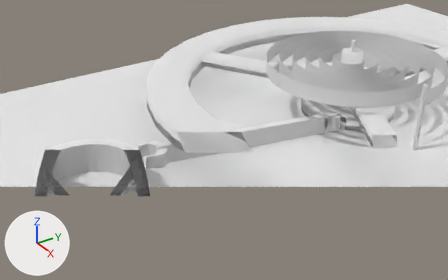
An edit to the Blender file clock.blend, drawn before and after from the same camera.
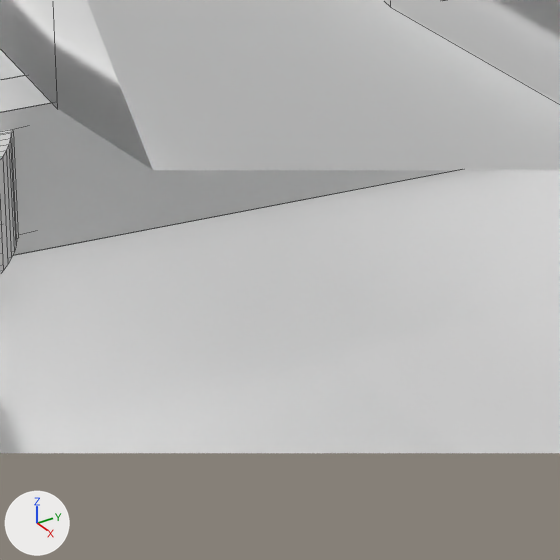
Old and new are each drawn from a 50 mm camera at (4.072, -4.153, 2.51) aimed at (0.107, -1.554, -0.041) and again close up on the part from 37% to 52% of the width and 47% to 71% of the height. Lighting does not change. The marker at lower left points along +X, +Y and +Z. The close-ups show mesh edges as thin lines. Everything nearer to the camera than a plane just in front of the edit is cut away.

In view in the first close-up: '円柱', '円柱.002', '平面'.
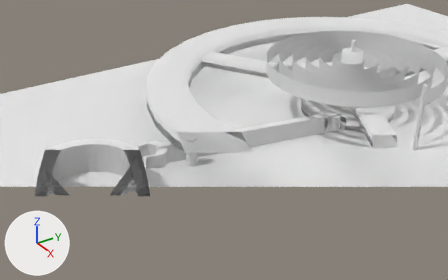
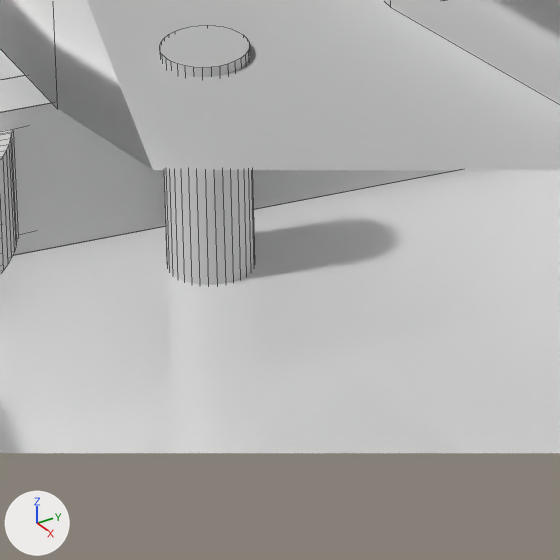
Boxes (x1, y1, x2, y2) around the edits, measured in the close-ups (560 x 560 px):
'円柱.001', added: after (160, 25, 255, 285)

Patch to the scene script:
```diff
--- a/clock.blend.py
+++ b/clock.blend.py
@@ me_円柱 @@
+me_円柱.from_pydata(...)  # a 32-sided cylinder along z spanning x -1.0..1.0, y -1.0..1.0, z -1.0..1.0
@@ ob_円柱_001 @@
+ob_円柱_001 = bpy.data.objects.new('円柱.001', me_円柱)
+ob_円柱_001.location = (0.0, -1.818, -0.144)
+ob_円柱_001.scale = (-0.0463, -0.0463, -0.155)
```
